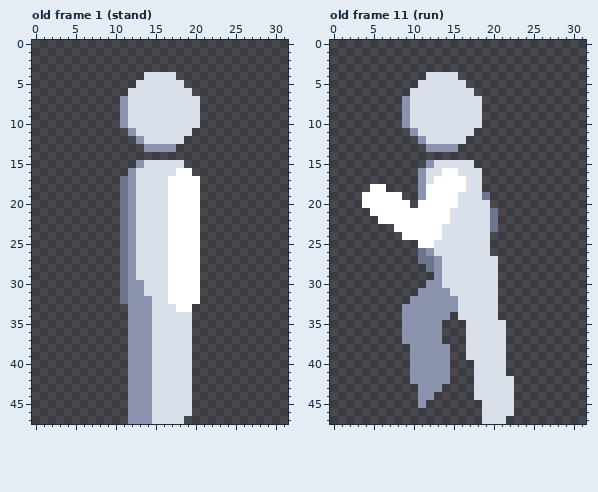
Two versions of one pixel-art file, art/characters/player.ase. Above: the version before the commit.
32x48 pixels, 37 frames. Shown: old frame 1 (stand), old frame 11 (run). The commit also changed other frames, which this record leaves out.
Once edited:
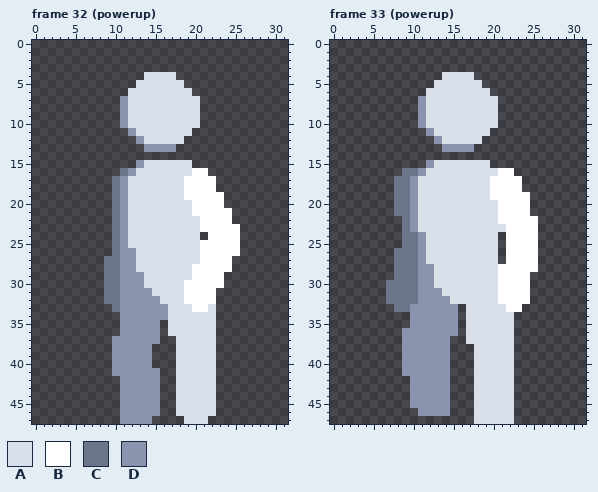
Palette (. is transparent): A #dae0ea  B #ffffff  C #6d758d  D #8b93af
A new or re-ordered frame is compared with the old frame closest to it.
Change:
frames 37 -> 86
Changed rows in their new state; - is an unchanged pixel.
Frame 32 (powerup) is new; against old frame 1 (stand):
first column x 9:
15 ----------A------
16 --C------AABB----
17 -CDA----AA--BB---
18 -CDA----AA--BB---
19 -CDA----AA--BBB--
20 -CDA----AAA-BBB--
21 -CDA----AAA-BBBB-
22 -CDA----AAAABBBB-
23 -CDA----AAAABBBBB
24 -CDA----AAAA-BBBB
25 -CDA----AAAABBBBB
26 -CD-----AAAABBBBB
27 CCD-----AAAABBBB-
28 CCD-----AAA-BBBB-
29 CCD-D---AAA-BBB--
30 CCD-----AA--BBB--
31 CCD--D--AA--BB---
32 CCD---D-AA--BB---
33 -CD---DD-AABBA---
34 --D---DD---AAA---
35 --D---D.---AAA---
36 --D---D.---AAA---
37 -DD---D..--AAA---
38 -DD---...--AAA---
39 -DD---...--AAA---
40 -DD---...--AAA---
41 -DD---D..--AAA---
42 --D---D..--AAA---
43 --D---D..--AAA---
44 --D---D..--AAA---
45 --D---D..--AAA---
46 --D---D..--AAA---
47 --D---....AAA----
Frame 33 (powerup) is new; against old frame 11 (run):
first column x 4:
 4 --------..--AA--------
 5 -------..----AA-------
 6 ------..------AA------
 7 -----..D-------AA-----
 8 -----..D-------AA-----
 9 -----..D-------AA-----
10 -----..D-------AA-----
11 ------..D-----AA------
12 -------..D---AA-------
13 --------..--DD--------
15 --------------AA------
16 -----CC---AA---AABB---
17 ----CCDA-AAAA--ABBBB--
18 -..-CCDAAAAAA--ABBBB--
19 ....CCDAAAAA---ABBBBB-
20 ....CCDAAAAA----ABBBB-
21 -...CCDAAAA-----ABBBB-
22 --...CDAAAA-----ABBBBB
23 ----.CDAAA------AABBBB
24 -----CCDAA------A-BBBB
25 -----CCDA-------A-BBBB
26 ----CCCDA-------A-BBBB
27 ----CCCDAA--------BBBB
28 ----CCCDDA-------BBBBB
29 ----CCCDDA-------BBBB-
30 ---CCCCD-A-------BBBB-
31 ---CCCC---A------BBBB-
32 ---CCCC----A-----BBBB-
33 ----CC------.----ABB--
34 -----.-----D.----AA---
35 -----.----DD------A---
36 ----------DD------A---
37 ----------D-------A---
38 -----D-------.----A---
39 -----D-------.----A---
40 -----D------------A---
41 -----D------------A---
43 ------D---D-----------
44 ------D--DD-----------
45 ------D-DDD---A-------
46 -------DDDD---A-------
47 --------------A---A---
